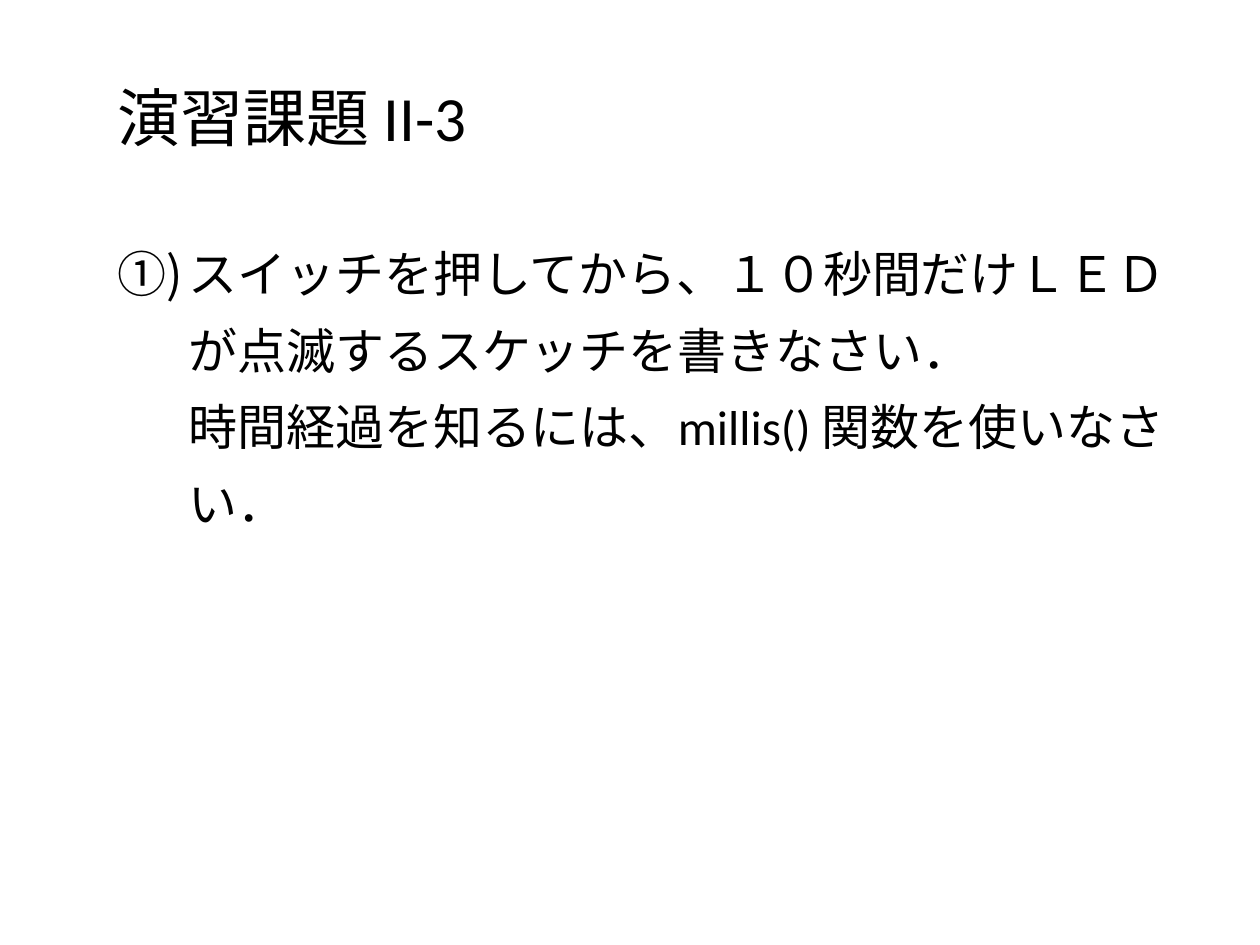
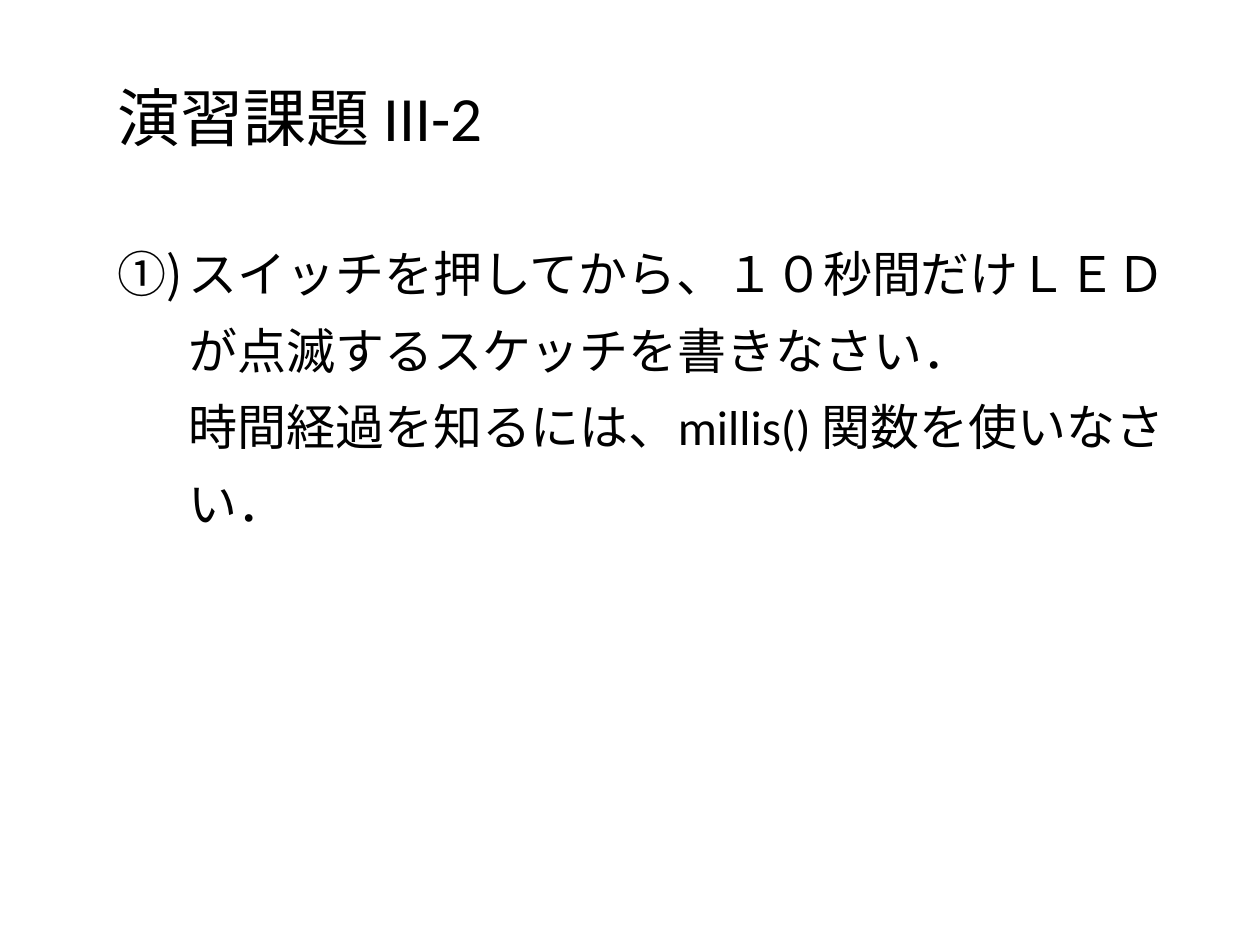
Before and after one commit to MatsK/Courses, a slide deck: slide 21 of CS2/Arduino入門.pptx. Drawn at 1260x945 pixels with LibreOffice and Linux fonts; fonts in the diff are those of the drawing; background and template pictures are left out. Boxes give left, top, right and bottom in pixels: in the first picture for what was removed or moved away, otherwise in the second. Text is boxed around its words. In the diff, an @@ line names an element or a change of style, - is before the commit and + after.

```diff
--- a/CS2/Arduino入門.pptx
+++ b/CS2/Arduino入門.pptx
@@ title at (118, 88, 483, 147): text changed @@
-演習課題 II-3
+演習課題 III-2
```
Also in this commit, not shown: 3 other slides changed, 4 slides added, 21 other files.
